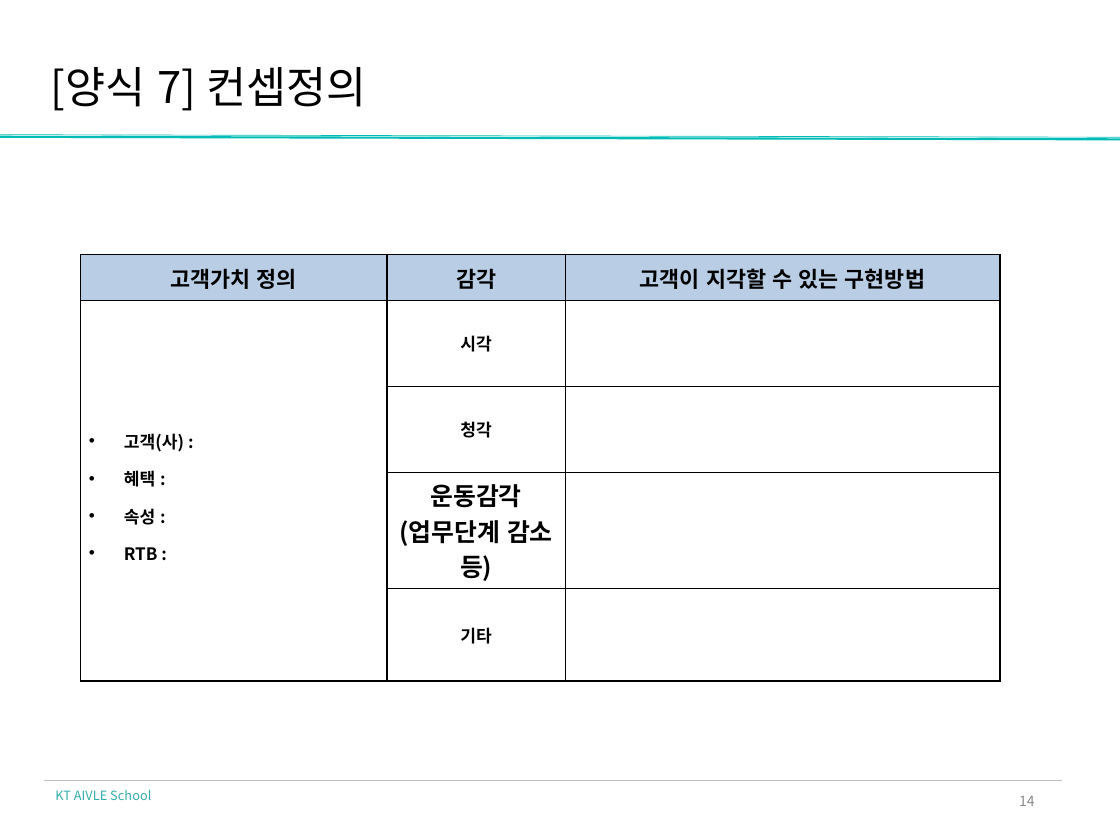
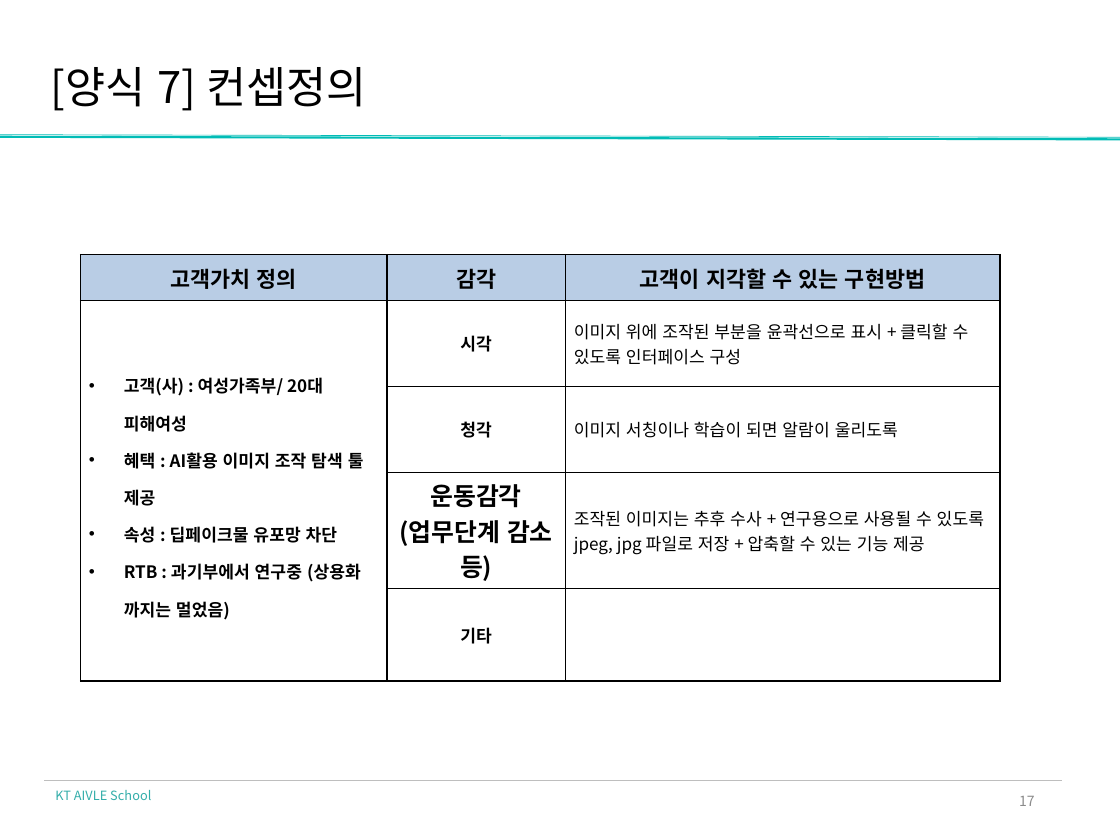
Before and after one commit to yangjung-woo/KT-Workspace, a slide deck: slide 13 of KT_AIVLE_DX_Regular_course/Week1/DX_제안 전략 수립_실습자료/DX_제안전략수립_딥페이크 범죄 탐지 솔루션.pptx (slide 10 before the commit). Drawn at 1120x840 pixels with LibreOffice and Linux fonts; fonts in the diff are those of the drawing; background and template pictures are left out. Boxes give left, top, right and bottom in pixels: in the first picture for what was removed or moved away, otherwise in the second. Text is boxed around its words. In the diff, an @@ line names an element or a change of style, - is before the commit and + after.

```diff
--- a/KT_AIVLE_DX_Regular_course/Week1/DX_제안 전략 수립_실습자료/DX_제안전략수립_딥페이크 범죄 탐지 솔루션.pptx
+++ b/KT_AIVLE_DX_Regular_course/Week1/DX_제안 전략 수립_실습자료/DX_제안전략수립_딥페이크 범죄 탐지 솔루션.pptx
@@ table at [81, 254, 1000, 663] @@
-row 2, column 1: 고객(사) : / 혜택 : / 속성 : / RTB :
+row 2, column 1: 고객(사) : 여성가족부/ 20대 피해여성 / 혜택 : AI활용 이미지 조작 탐색 툴 제공 / 속성 : 딥페이크물 유포망 차단 / RTB : 과기부에서 연구중 (상용화 까지는 멀었음)
-row 2, column 3: 
+row 2, column 3: 이미지 위에 조작된 부분을 윤곽선으로 표시 + 클릭할 수 있도록 인터페이스 구성
-row 3, column 3: 
+row 3, column 3: 이미지 서칭이나 학습이 되면 알람이 울리도록
-row 4, column 3: 
+row 4, column 3: 조작된 이미지는 추후 수사 + 연구용으로 사용될 수 있도록 jpeg, jpg 파일로 저장 + 압축할 수 있는 기능 제공
@@ page number at [1019, 796, 1035, 806]: text changed @@
-14
+17
```
Also in this commit, not shown: 7 other slides changed, 3 slides added, 3 other files.
